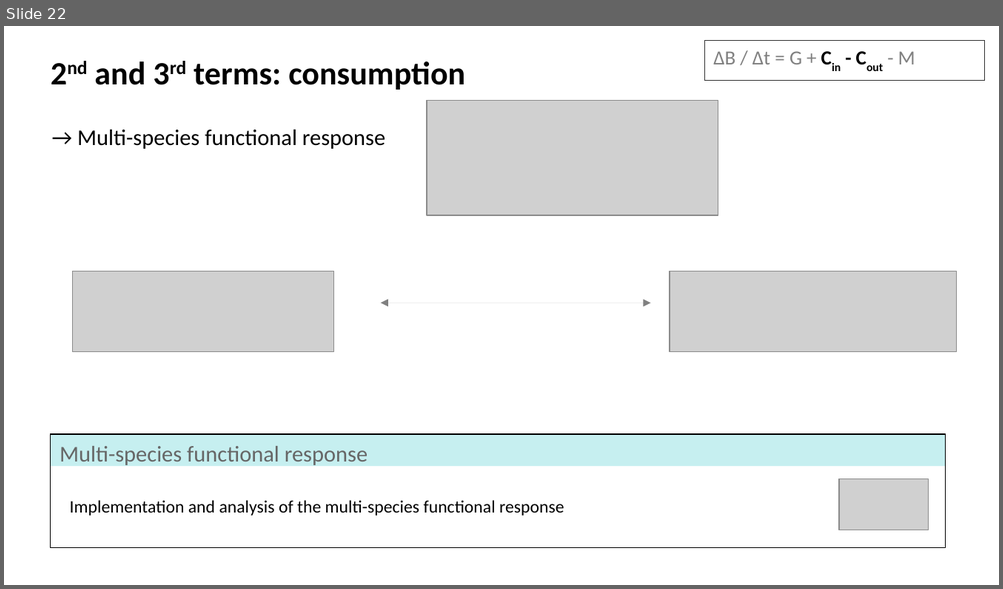
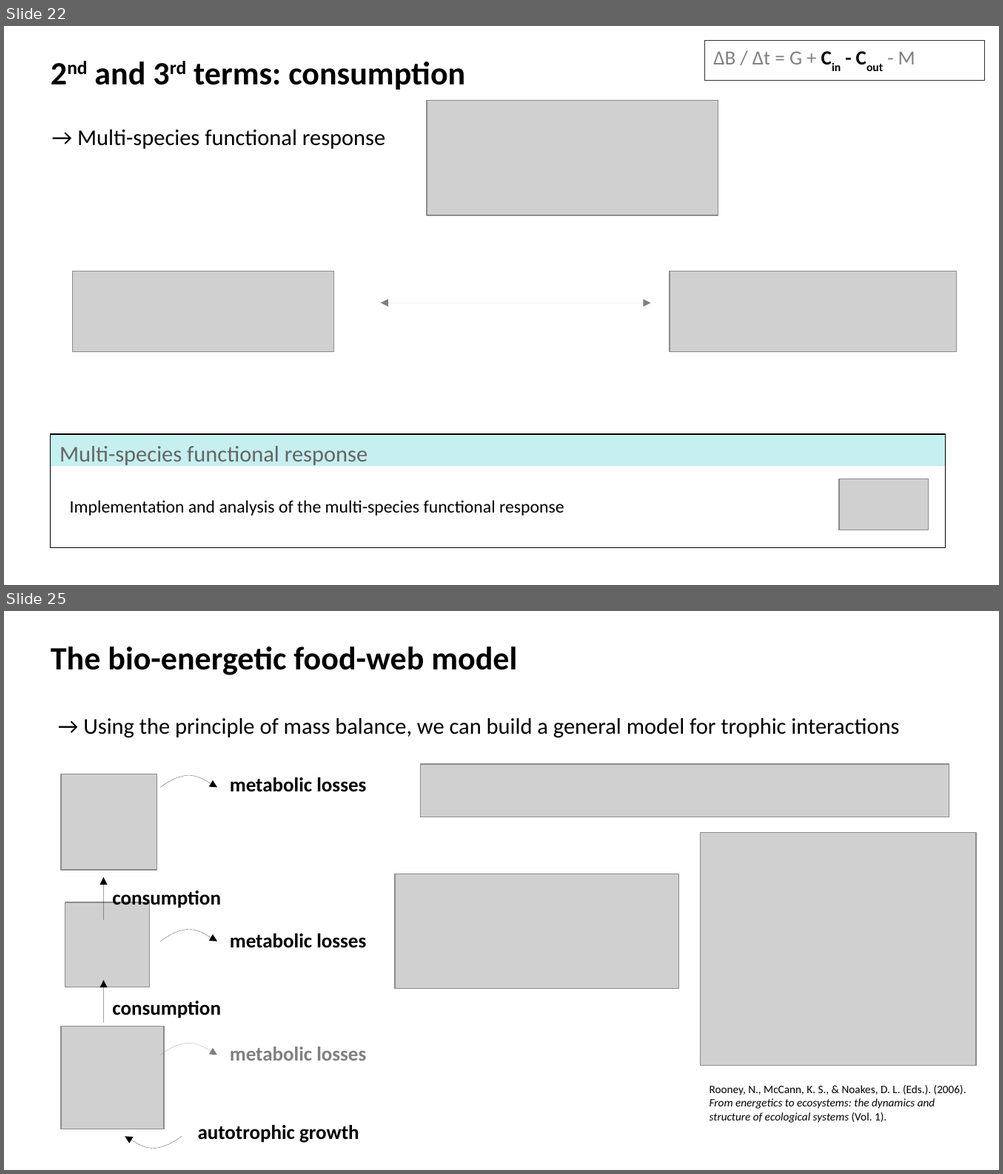
Before and after one commit to evadelmas/FoodwebsBioenergetics, a slide deck: slides.odp. Shown one above the other, each under a label of ours: slide 22 before the commit, slides 22 and 25 after it; the slides between them are not shown. The pictures are 1003x589 and 1003x1174 pixels, drawn with LibreOffice and Linux fonts; fonts in the diff are those of the drawing; grey boxes stand for pictures. Boxes give left, top, right and bottom in pixels: in the first picture for what was removed or moved away, otherwise in the second. Text is boxed around its words. In the diff, an @@ line names an element or a change of style, - is before the commit and + after.

```diff
--- a/slides.odp
+++ b/slides.odp
@@ slide 25 added at (4, 611, 999, 1170), background #FFFFFF @@
@@ text added at (51, 647, 517, 675), 26 pt, text #000000, bold @@
+The bio-energetic food-web model
@@ text added at (83, 718, 899, 738), 18 pt, text #000000 @@
+→ Using the principle of mass balance, we can build a general model for trophic interactions
@@ picture added at (420, 764, 949, 817) @@
@@ picture added at (61, 775, 156, 870) @@
@@ freeform shape added at (160, 778, 217, 788), outline #000000 0 pt @@
@@ text added at (230, 777, 366, 792), 16 pt, text #000000, bold @@
+metabolic losses
@@ picture added at (701, 832, 976, 1066) @@
@@ picture added at (395, 874, 679, 989) @@
@@ arrow added from (103, 920) to (103, 877), #000000 0 pt @@
@@ text added at (112, 891, 221, 910), 16 pt, text #000000, bold @@
+consumption
@@ picture added at (65, 903, 149, 988) @@
@@ freeform shape added at (160, 932, 217, 943), outline #000000 0 pt @@
@@ text added at (230, 934, 366, 948), 16 pt, text #000000, bold @@
+metabolic losses
@@ arrow added from (103, 1023) to (103, 980), #000000 0 pt @@
@@ text added at (112, 1001, 221, 1019), 16 pt, text #000000, bold @@
+consumption
@@ picture added at (61, 1027, 164, 1130) @@
@@ freeform shape added at (160, 1046, 217, 1056), outline #808080 0 pt @@
@@ text added at (230, 1047, 366, 1061), 16 pt, text #808080, bold @@
+metabolic losses
@@ text added at (709, 1085, 966, 1123), 9 pt, text #000000, italic @@
+Rooney, N., McCann, K. S., & Noakes, D. L. (Eds.). (2006). From energetics to ecosystems: the dynamics and structure of ecological systems (Vol. 1).
@@ freeform shape added at (125, 1137, 182, 1147), outline #000000 0 pt @@
@@ text added at (198, 1125, 359, 1143), 16 pt, text #000000, bold @@
+autotrophic growth
```
Also in this commit, not shown: 4 slides changed, 8 other slides added, 2 slides removed, 2 other files.
